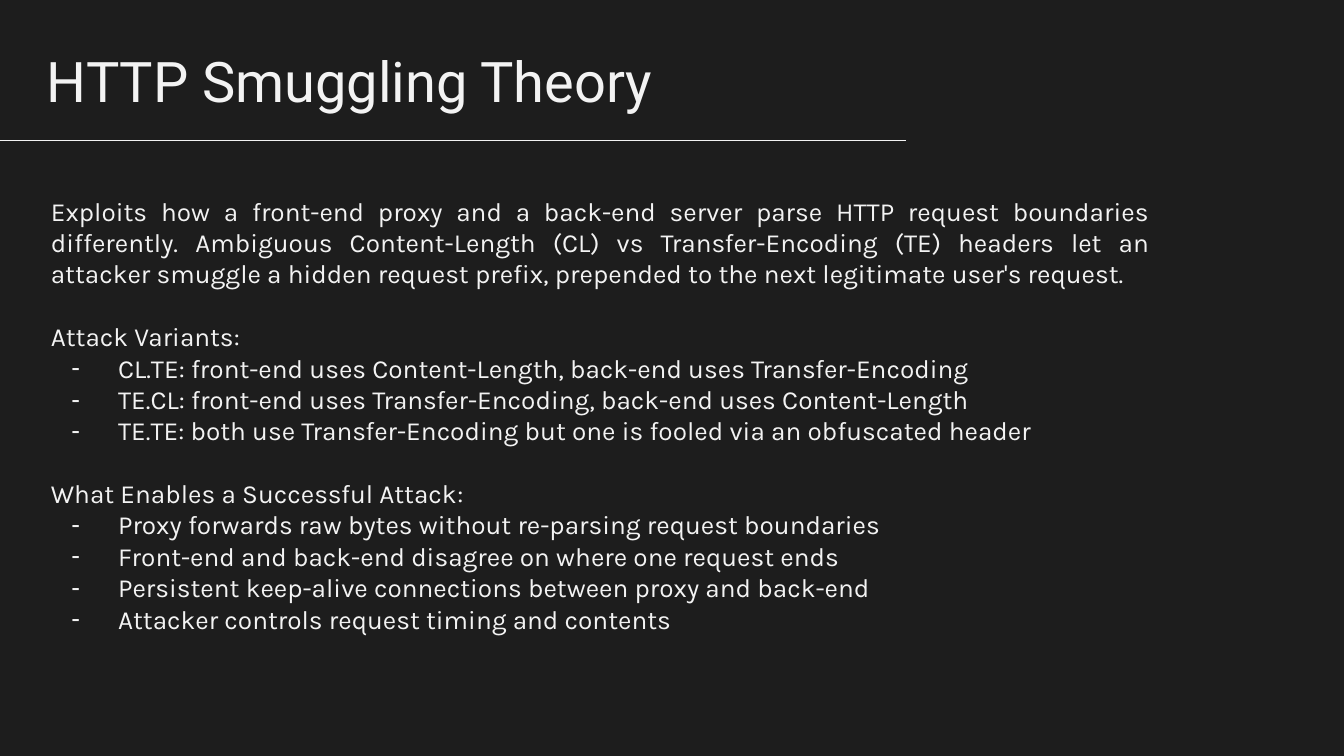
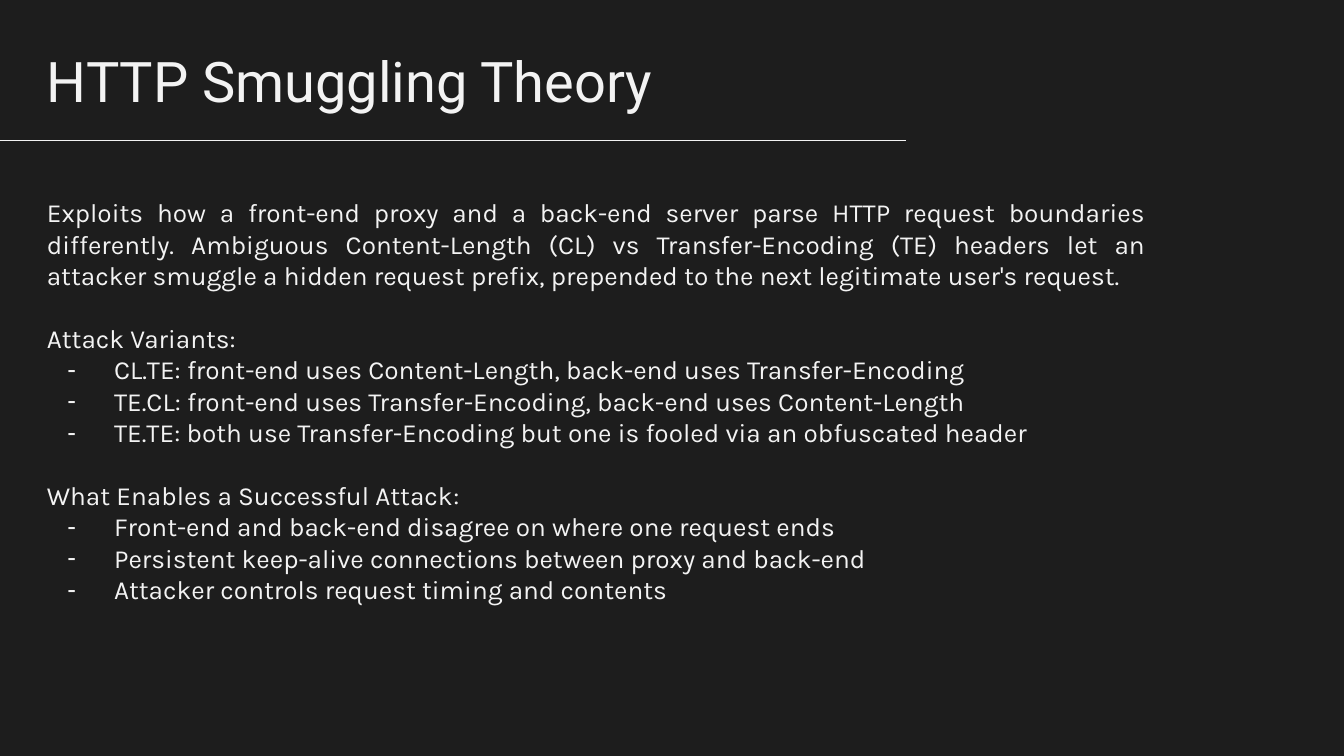
Before and after one commit to nico989/ProtocolsSecurityAssessmentUnitn, a slide deck: slide 15 of ProtocolsSecurityAssessmentUnitn.pptx. Drawn at 1344x756 pixels with LibreOffice and Linux fonts; fonts in the diff are those of the drawing. Boxes give left, top, right and bottom in pixels: in the first picture for what was removed or moved away, otherwise in the second. Text is boxed around its words. In the diff, an @@ line names an element or a change of style, - is before the commit and + after.

Commit message:
Updates slides.

```diff
--- a/ProtocolsSecurityAssessmentUnitn.pptx
+++ b/ProtocolsSecurityAssessmentUnitn.pptx
@@ text at <box>118,516,880,541</box>: paragraph removed @@
-– Proxy forwards raw bytes without re-parsing request boundaries
```
